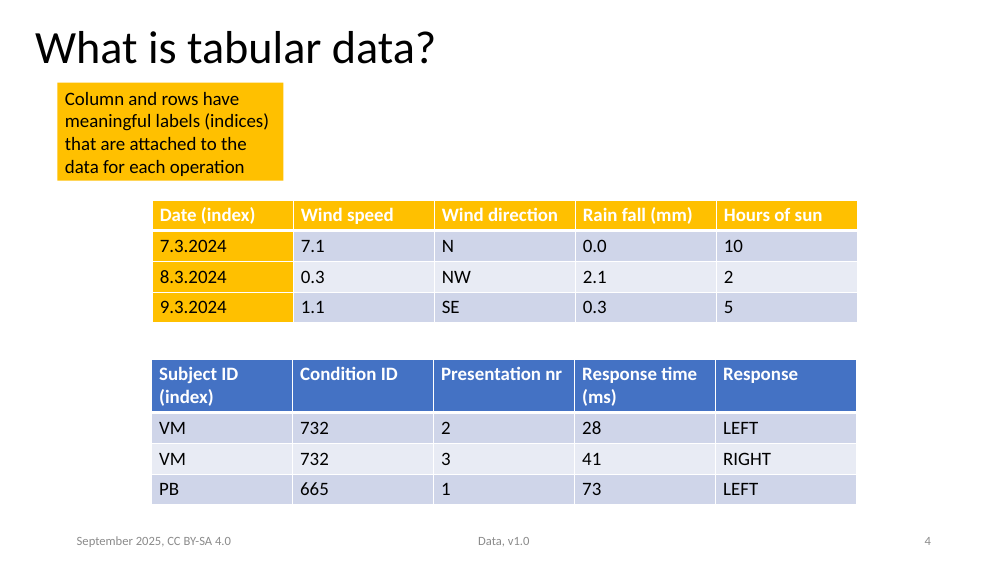
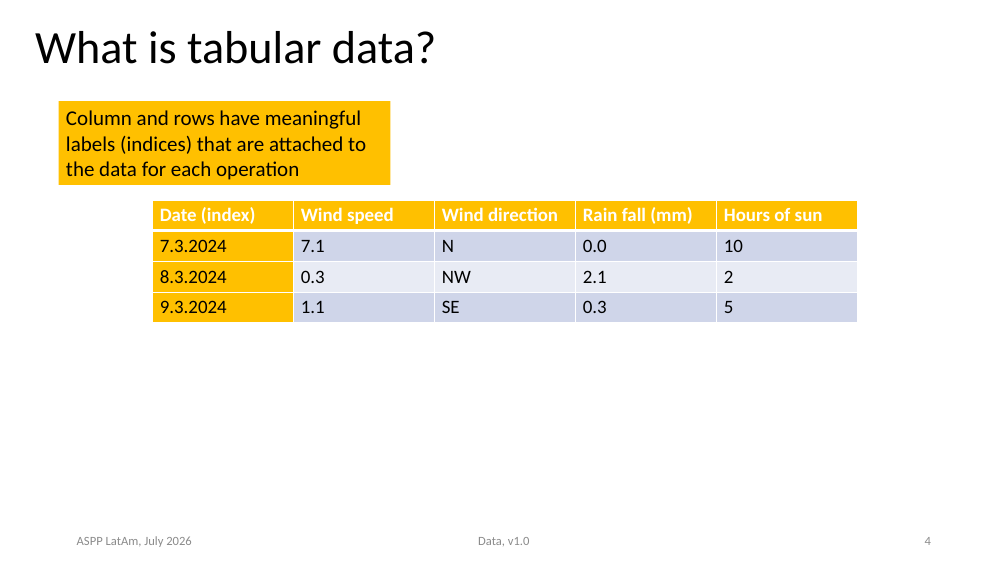
Before and after one commit to ASPP/data_class, a slide deck: slide 4 of tabular_data.pptx. Drawn at 1008x567 pixels with LibreOffice and Linux fonts; fonts in the diff are those of the drawing. Boxes give left, top, right and bottom in pixels: in the first picture for what was removed or moved away, otherwise in the second. Text is boxed around its words. In the diff, an @@ line names an element or a change of style, - is before the commit and + after.

Commit message:
tabular data presentation complete

```diff
--- a/tabular_data.pptx
+++ b/tabular_data.pptx
@@ rectangle "Column and rows have meaningful ...": place and size @@
-rectangle "Column and rows have meaningful ..." at box(57, 82, 284, 181)
+rectangle "Column and rows have meaningful ..." at box(58, 101, 390, 185)
@@ rectangle "Column and rows have meaningful ..." at box(58, 101, 390, 185): size 18 to 20 pt @@
@@ table removed at box(152, 359, 859, 504), 4 rows, 5 columns @@
-Subject ID (index) | Condition ID | Presentation nr | Response time (ms) | Response
-VM | 732 | 2 | 28 | LEFT
-VM | 732 | 3 | 41 | RIGHT
-PB | 665 | 1 | 73 | LEFT
@@ text at box(77, 536, 192, 547): text changed @@
-September 2025, CC BY-SA 4.0
+ASPP LatAm, July 2026
```
Also in this commit, not shown: 35 other slides changed, 18 slides added, 9 slides removed, 12 other files.
